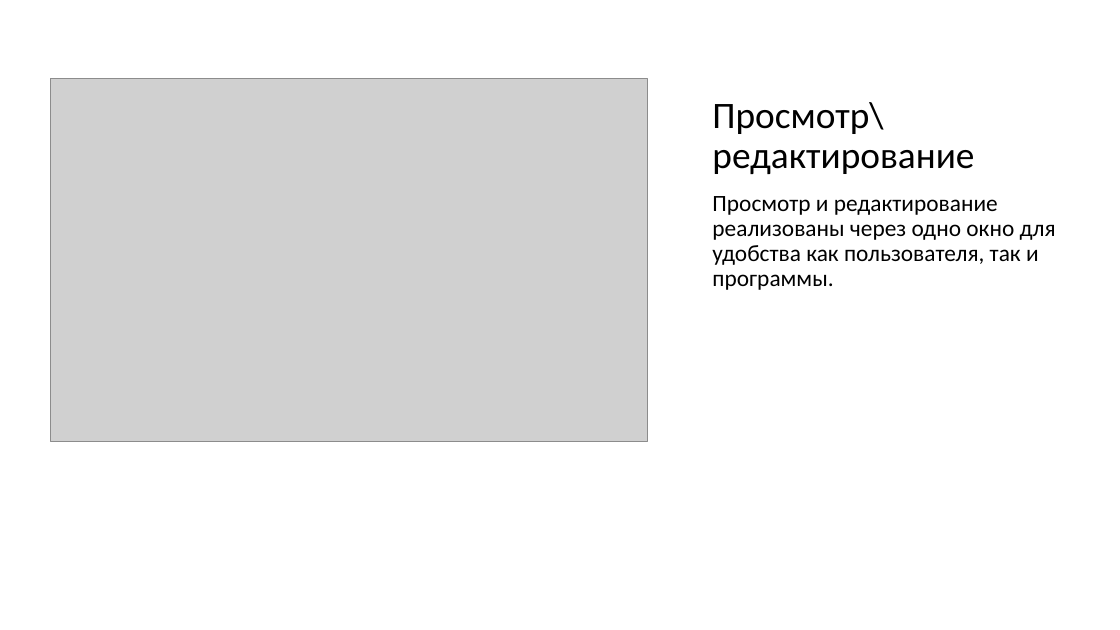
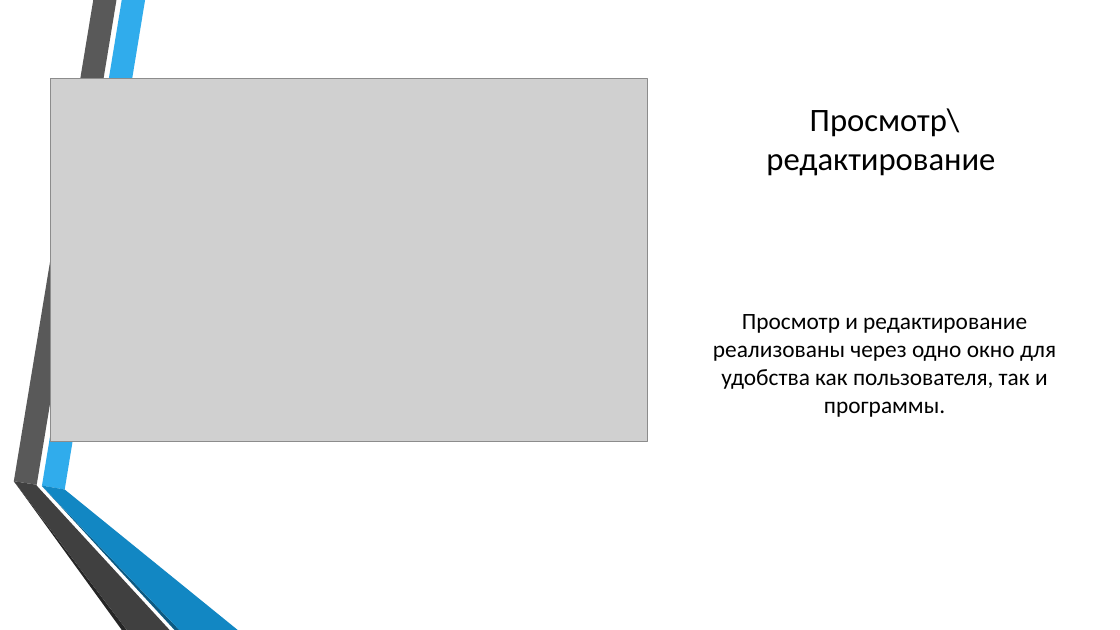
Before and after one commit to Dragonfly774/daily, a slide deck: slide 4 of Заметки «Dayli».pptx. Drawn at 1120x630 pixels with LibreOffice and Linux fonts; fonts in the diff are those of the drawing; grey boxes stand for pictures; background and template pictures are left out. Boxes give left, top, right and bottom in pixels: in the first picture for what was removed or moved away, otherwise in the second. Text is boxed around its words. In the diff, an @@ line names an element or a change of style, - is before the commit and + after.

```diff
--- a/Заметки «Dayli».pptx
+++ b/Заметки «Dayli».pptx
@@ title "Просмотр\ редактирование" at (766,108,995,176): size 32 to 28 pt; alignment left to centre; line spacing 0.9 to 1 @@
@@ text "Просмотр и редактирование реализованы через ..." at (713,314,1056,417): alignment left to centre; line spacing 0.9 to 1; vertical alignment top to middle @@
@@ group added at (13,0,238,630): 6 freeform shapes @@
```
Also in this commit, not shown: 4 other slides changed, 2 other files.
